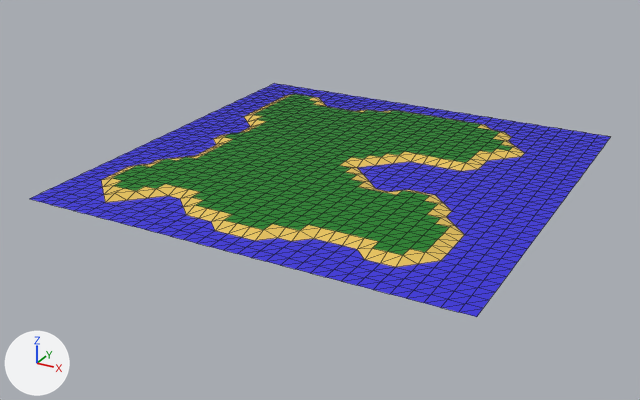
The glTF model assets/map/Map1.glb as it was, and as the next commit left it.
Rendered twice from a camera (50 mm lens) standing at (88.0, -172.2, 74.8) and looking at (-3.5, -5.9, -8.4). The axes (+X, +Y, +Z) are drawn at lower left. The lights are the same throughout. Mesh edges are drawn as thin lines. Where no turn or scale is listed for an object, it has been applied to the vertices. Vertices at the same position are counted once.

The scene before the commit, as lines of its bpy script (objects in view):
```python
mat_grass = principled_material('grass')
mat_grass.base_color = (0.0, 0.221, 0.00663)  # green #008113
me_plane_001 = bpy.data.meshes.new('Plane.001')
me_plane_001.from_pydata(...)  # 1089 vertices, 2048 faces; spans x -50.0..50.0, y -50.0..50.0, z -1.0..0.0
# faces by material slot: [242, 860, 946]
me_plane_001.materials.append(mat_sand)  # yellow #e9c459
me_plane_001.materials.append(mat_grass)  # green #008113
me_plane_001.materials.append(mat_water)  # blue #3329de
ob_plane = bpy.data.objects.new('Plane', me_plane_001)
ob_plane.location = (0.0, 0.0, 0.0)
```
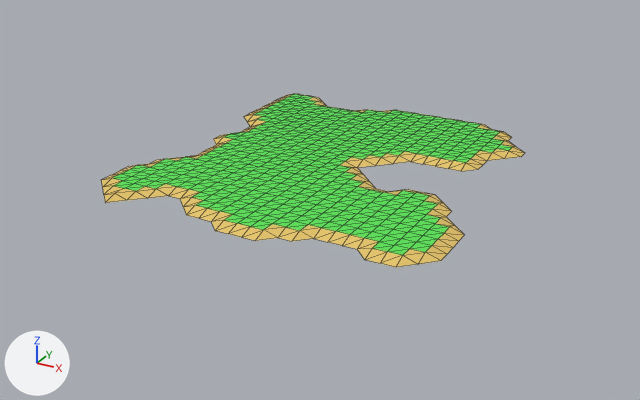
Pixel boxes [x1, y1, x2, y2] of what changed, in the pictures (640 x 400 px):
'Plane', recoloured, reshaped (27% narrower, 26% shorter): before [30, 83, 610, 317]; after [101, 94, 525, 267]
part 1 of me_plane_001, deleted (blue): before [30, 83, 610, 317]

The change, as a list of edits to the scene's bpy script:
```text
Change mat_grass:
    mat_grass.base_color: (0.0, 0.221, 0.00663) -> (0.093, 0.8, 0.0842)  # green #008113 -> green #56e752
Change me_plane_001:
    used by ob_plane; location = (0.0, 0.0, 0.0)
    remove me_plane_001.from_pydata(...)  # 1089 vertices, 2048 faces; spans x -50.0..50.0, y -50.0..50.0, z -1.0..0.0
    add me_plane_001.from_pydata(...)  # 604 vertices, 1102 faces; spans x -43.8..37.5, y -43.8..43.8, z -1.0..0.0
    me_plane_001 part 1: 485 vertices removed from x -50.0..50.0, y -50.0..50.0, z -1.0
    remove me_plane_001.materials.append(mat_water)  # blue #3329de
```
